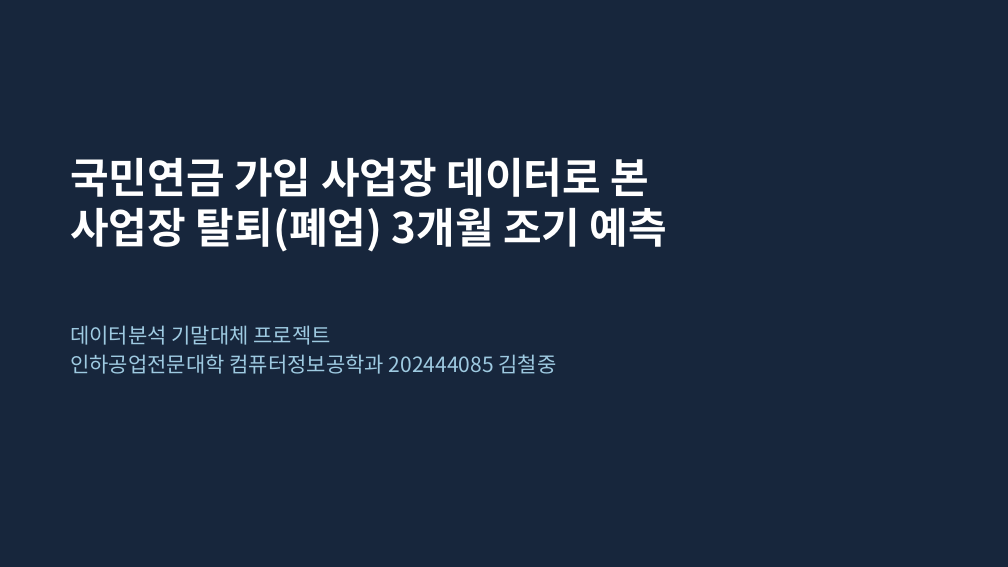
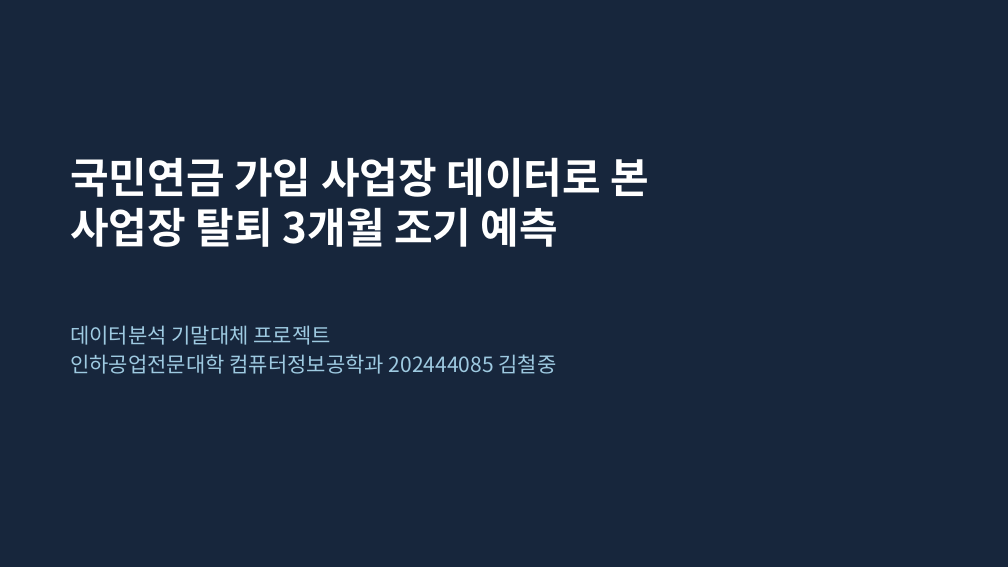
Before and after one commit to cholin3721/NPS-Workplace-Exit-Prediction, a slide deck: slide 1 of docs/202444085_김철중_기말프로젝트_발표.pptx. Drawn at 1008x567 pixels with LibreOffice and Linux fonts; fonts in the diff are those of the drawing. Boxes give left, top, right and bottom in pixels: in the first picture for what was removed or moved away, otherwise in the second. Text is boxed around its words. In the diff, an @@ line names an element or a change of style, - is before the commit and + after.

```diff
--- a/docs/202444085_김철중_기말프로젝트_발표.pptx
+++ b/docs/202444085_김철중_기말프로젝트_발표.pptx
@@ title at [70, 207, 558, 247]: text changed @@
-사업장 탈퇴(폐업) 3개월 조기 예측
+사업장 탈퇴 3개월 조기 예측
```
Also in this commit, not shown: 8 other slides changed, 1 slide added, 3 slides removed, 23 other files.
